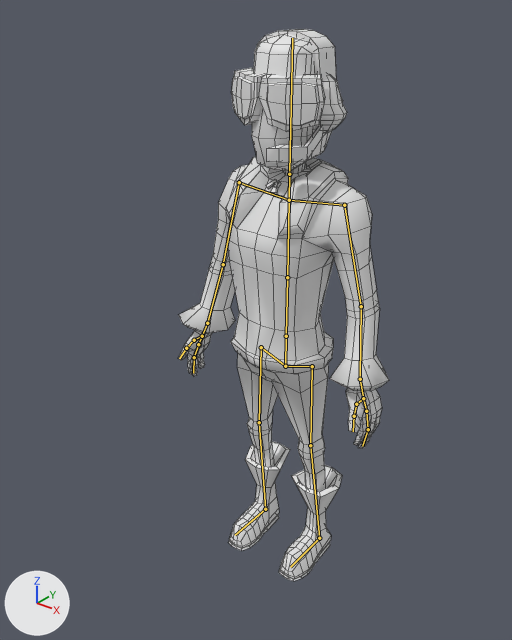
The Blender file characters/toon_pilot.blend as it was, and as the next commit left it.
Camera for both pictures: a camera (50 mm lens) standing at (1.53, -2.11, 2.43) and looking at (-0.05, -0.13, 1.21). The lights are fixed; the arrows at lower left show +X, +Y and +Z. The first picture is the older version. The bones that bend it are drawn over the model as lines. Mesh edges are drawn as thin lines.

The first picture shows 'pilot1.001'.
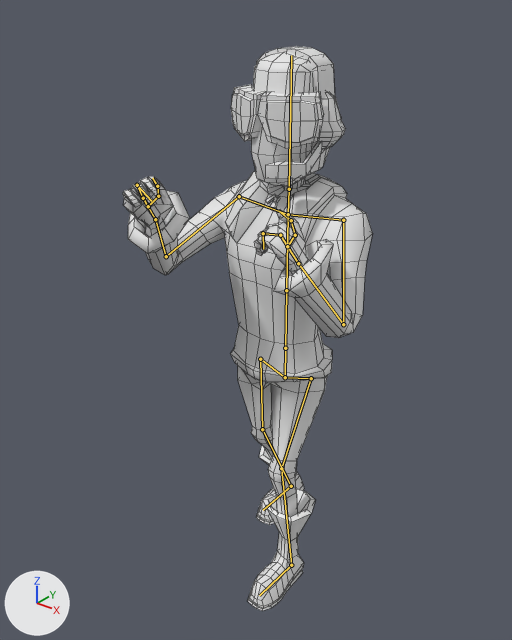
The newer file adds an action. The first version stands in its rest pose; the second is drawn at frame 0 of the action 'swing'.

Where the change shows, as pixel boxes [x1, y1, x2, y2] in the pictures (512 x 640 px):
'pilot1.001', posed (18% wider)
    before: [178, 29, 389, 581]
    after: [123, 46, 373, 611]
bone 'Pelvis', root to tip
    before: (285, 366) to (286, 336)
    after: (285, 377) to (285, 348)
bone 'UpperArm_L', root to tip
    before: (344, 205) to (361, 306)
    after: (343, 220) to (343, 324)
bone 'LowerArm_L', root to tip
    before: (361, 306) to (360, 379)
    after: (343, 324) to (298, 263)
bone 'Thumb02_L', root to tip
    before: (356, 404) to (354, 416)
    after: (295, 235) to (291, 220)
bone 'Thumb03_L', root to tip
    before: (354, 416) to (353, 431)
    after: (291, 220) to (279, 211)
bone 'Fingers02_L', root to tip
    before: (366, 411) to (368, 429)
    after: (280, 235) to (263, 233)
bone 'Fingers03_L', root to tip
    before: (368, 429) to (362, 446)
    after: (263, 233) to (263, 249)
bone 'UpperArm_R', root to tip
    before: (239, 182) to (223, 264)
    after: (239, 196) to (166, 256)
bone 'LowerArm_R', root to tip
    before: (223, 264) to (207, 323)
    after: (166, 256) to (155, 219)
bone 'Thumb02_R', root to tip
    before: (194, 340) to (186, 348)
    after: (158, 196) to (157, 186)
bone 'Fingers03_R', root to tip
    before: (194, 357) to (193, 373)
    after: (137, 185) to (151, 201)
bone 'UpperLeg_L', root to tip
    before: (312, 366) to (310, 445)
    after: (311, 378) to (281, 468)
bone 'LowerLeg_L', root to tip
    before: (310, 445) to (319, 538)
    after: (281, 468) to (291, 565)
bone 'UpperLeg_R', root to tip
    before: (261, 347) to (259, 422)
    after: (260, 359) to (262, 429)
bone 'LowerLeg_R', root to tip
    before: (259, 422) to (265, 509)
    after: (262, 429) to (291, 486)
bone 'Foot_R', root to tip
    before: (265, 509) to (235, 535)
    after: (291, 486) to (263, 510)

The change in detail:
Bone 'Pelvis' (bone_pelvis) moves from (0.0, 0.0, 0.0) to (-0.002, -0.056, 0.0).
Bone 'UpperArm_L' (bone_upperarm_l) turns from (0, 0, 0) to (29, 15, 17) degrees about its own x, y and z.
Bone 'LowerArm_L' (bone_lowerarm_l) turns from (0, 0, 0) to (120, -6, 2) degrees about its own x, y and z.
Bone 'Thumb02_L' (bone_thumb02_l) turns from (0, 0, 0) to (-16, -1, -6) degrees about its own x, y and z.
Bone 'Thumb03_L' (bone_thumb03_l) turns from (0, 0, 0) to (-20, -1, -10) degrees about its own x, y and z.
Bone 'Fingers02_L' (bone_fingers02_l) turns from (0, 0, 0) to (-2, -4, -75) degrees about its own x, y and z.
Bone 'Fingers03_L' (bone_fingers03_l) turns from (0, 0, 0) to (-10, -5, -43) degrees about its own x, y and z.
Bone 'UpperArm_R' (bone_upperarm_r) turns from (0, 0, 0) to (56, 0, -14) degrees about its own x, y and z.
Bone 'LowerArm_R' (bone_lowerarm_r) turns from (0, 0, 0) to (81, 0, -1) degrees about its own x, y and z.
Bone 'Thumb02_R' (bone_thumb02_r) turns from (0, 0, 0) to (-28, 2, 11) degrees about its own x, y and z.
Bone 'Fingers03_R' (bone_fingers03_r) turns from (0, 0, 0) to (-6, -3, 80) degrees about its own x, y and z.
Bone 'UpperLeg_L' (bone_upperleg_l) turns from (0, 0, 0) to (0, -1, -32) degrees about its own x, y and z.
Bone 'LowerLeg_L' (bone_lowerleg_l) turns from (0, 0, 0) to (0, 1, 31) degrees about its own x, y and z.
Bone 'UpperLeg_R' (bone_upperleg_r) turns from (0, 0, 0) to (0, 0, -4) degrees about its own x, y and z.
Bone 'LowerLeg_R' (bone_lowerleg_r) turns from (0, 0, 0) to (0, -1, -16) degrees about its own x, y and z.
Bone 'Foot_R' (bone_foot_r) turns from (0, 0, 0) to (1, 0, 20) degrees about its own x, y and z.
